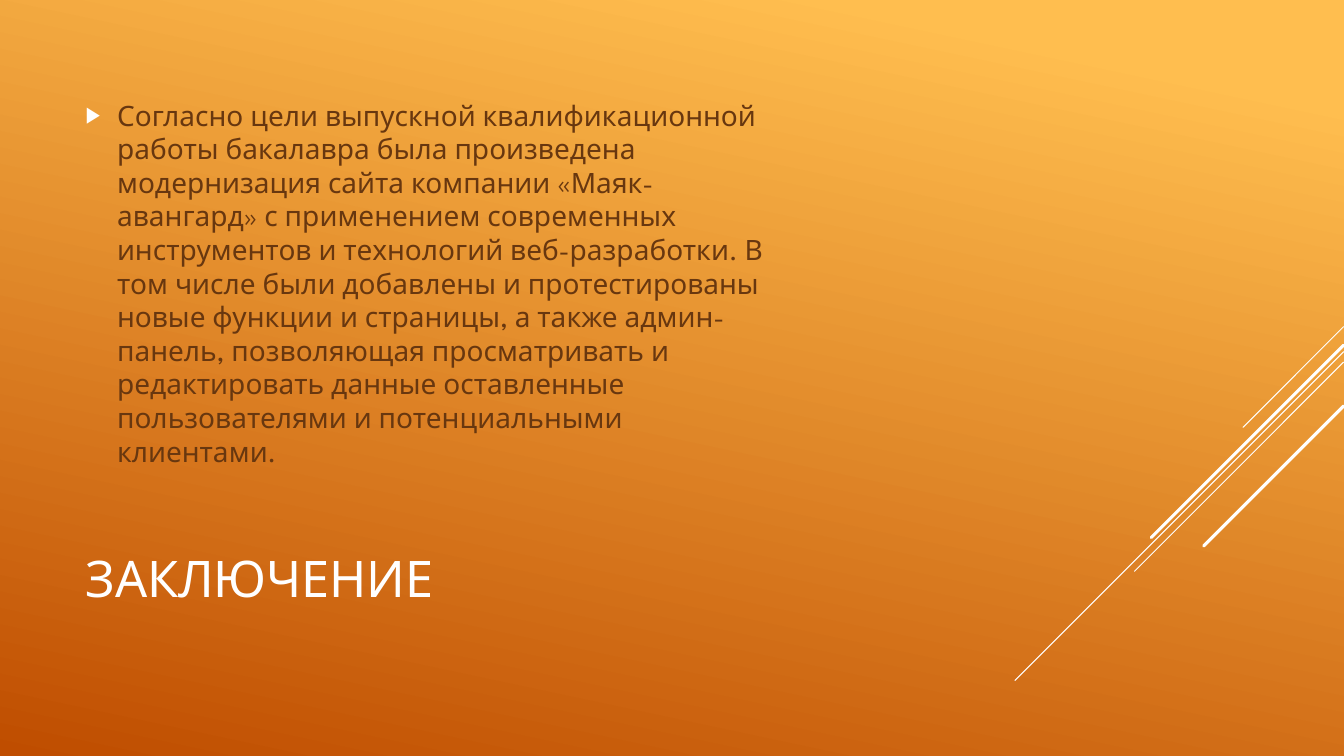
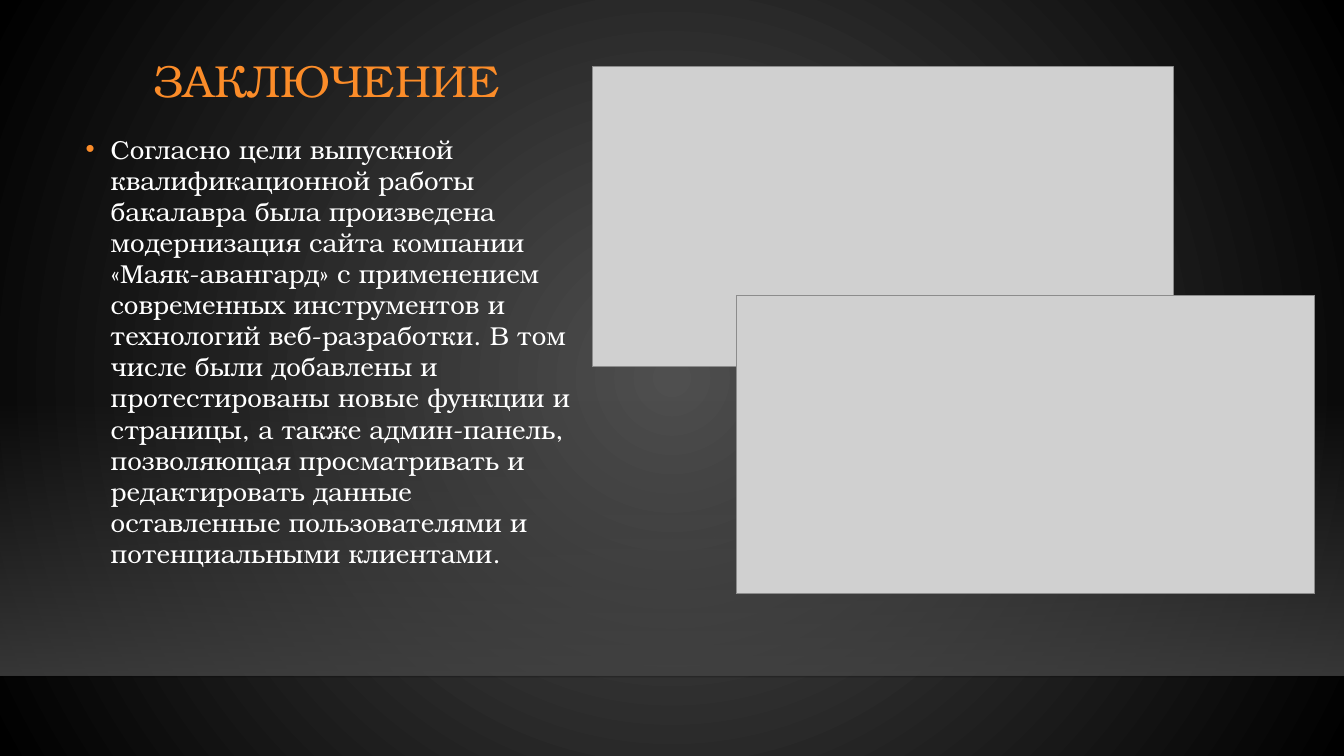
Before and after one commit to gunger28/diploma, a slide deck: slide 12 of Гунгер Диплом презентация.pptx (slide 5 before the commit). Drawn at 1344x756 pixels with LibreOffice and Linux fonts; fonts in the diff are those of the drawing; grey boxes stand for pictures; background and template pictures are left out. Boxes give left, top, right and bottom in pixels: in the first picture for what was removed or moved away, otherwise in the second. Text is boxed around its words. In the diff, an @@ line names an element or a change of style, - is before the commit and + after.

```diff
--- a/Гунгер Диплом презентация.pptx
+++ b/Гунгер Диплом презентация.pptx
@@ background gradient #FFBF50 to #C04D00 to gradient #505050 to #000000 @@
@@ title "ЗАКЛЮЧЕНИЕ": place and size @@
-title "ЗАКЛЮЧЕНИЕ" at <box>86,560,434,598</box>
+title "ЗАКЛЮЧЕНИЕ" at <box>153,65,499,98</box>
@@ title "ЗАКЛЮЧЕНИЕ" at <box>153,65,499,98</box>: size 36 to 32 pt, font League Spartan to TeX Gyre Bonum, text colour #FFFFFF to #FB8C29; alignment left to centre; line spacing 1 to 0.9 @@
@@ picture added at <box>593,67,1174,366</box> @@
@@ text "Согласно цели выпускной квалификационной работы ...": place and size @@
-text "Согласно цели выпускной квалификационной работы ..." at <box>117,104,763,462</box>
+text "Согласно цели выпускной квалификационной работы ..." at <box>111,140,570,567</box>
@@ text "Согласно цели выпускной квалификационной работы ..." at <box>111,140,570,567</box>: size 20 to 18.5 pt, font League Spartan to TeX Gyre Bonum, text colour #68380F to #FFFFFF; bullet ▶ to •; bullet colour #FFFFFF to #FB8C29; vertical alignment middle to top @@
@@ picture added at <box>736,295,1315,594</box> @@
@@ rectangle added at <box>0,399,1344,676</box>, fill gradient #454545 @@
@@ group removed at <box>1015,327,1344,681</box>: 5 lines @@
@@ line added from (0, 677) to (1344, 677), #000001 1 pt @@
```
Also in this commit, not shown: 5 other slides changed, 7 slides added, 2 other files.
